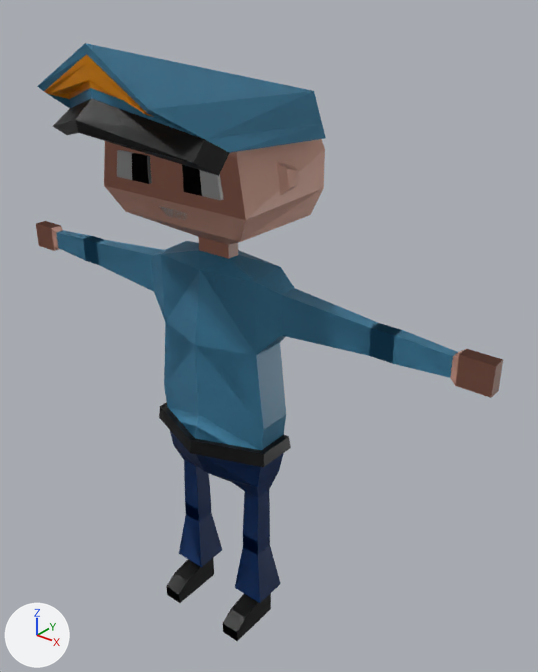
A saved change to the Blender file Animated character.blend.
One viewpoint serves both versions: a camera (50 mm lens) standing at (0.974, -1.055, 1.424) and looking at (0.091, 0.05, 0.739). Lighting does not change. The marker at lower left points along +X, +Y and +Z.

Script lines for the objects in view, before the commit:
```python
me_cube = bpy.data.meshes.new('Cube')
me_cube.from_pydata(...)  # 150 vertices, 138 faces; spans x 0.0..0.603, y -0.134..0.127, z 0.002..1.217
me_cube.materials.append(mat_material)  # picture img_imphenziapalette01_png_001
me_cube_001 = bpy.data.meshes.new('Cube.001')
me_cube_001.from_pydata(...)  # 24 vertices, 17 faces; spans x 0.0..0.204, y -0.212..0.174, z 1.14..1.344
me_cube_001.materials.append(mat_material)  # picture img_imphenziapalette01_png_001
ob_police = bpy.data.objects.new('Police', me_cube)
ob_police.location = (0.0, 0.0, 0.0)
_m = ob_police.modifiers.new('Mirror', 'MIRROR')
_m.use_clip = True
_m = ob_police.modifiers.new('Mirror.001', 'MIRROR')
_m.use_clip = True
ob_policehat = bpy.data.objects.new('PoliceHat', me_cube_001)
ob_policehat.location = (-0.028, 0.04, 0.01)
ob_policehat.rotation_euler = (0.104, 0.0239, -0.0626)  # degrees (6, 1.4, -3.6)
_m = ob_policehat.modifiers.new('Mirror', 'MIRROR')
_m.use_clip = True
_m = ob_policehat.modifiers.new('Mirror.001', 'MIRROR')
_m.use_clip = True
```
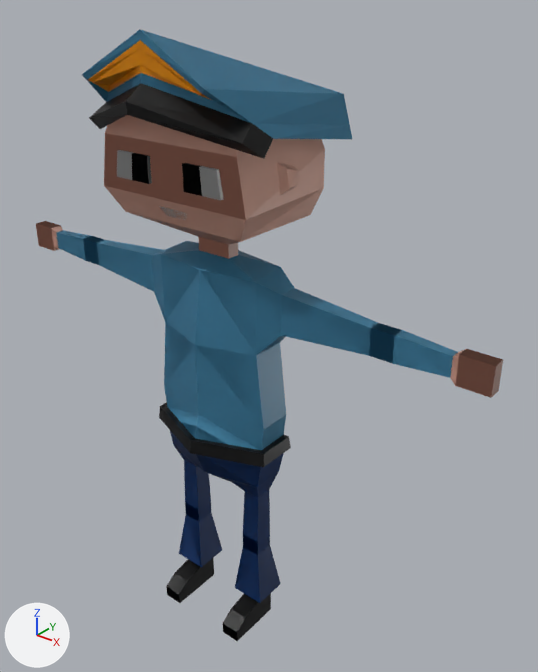
The change, as a list of edits to the scene's bpy script:
```text
Change ob_policehat:
    ob_policehat.rotation_euler: (0.104, 0.0239, -0.0626) -> (0.0, 0.0, 0.0)  # degrees (6, 1.4, -3.6) -> degrees (0, 0, 0)
    ob_policehat.location: (-0.028, 0.04, 0.01) -> (0.0, 0.0, 0.0)
```

Location of each change, [x1, y1, x2, y2] in pixels of the pictures (538 x 672 px):
'PoliceHat', moved, turned
    before: [37, 43, 326, 176]
    after: [82, 30, 352, 159]
